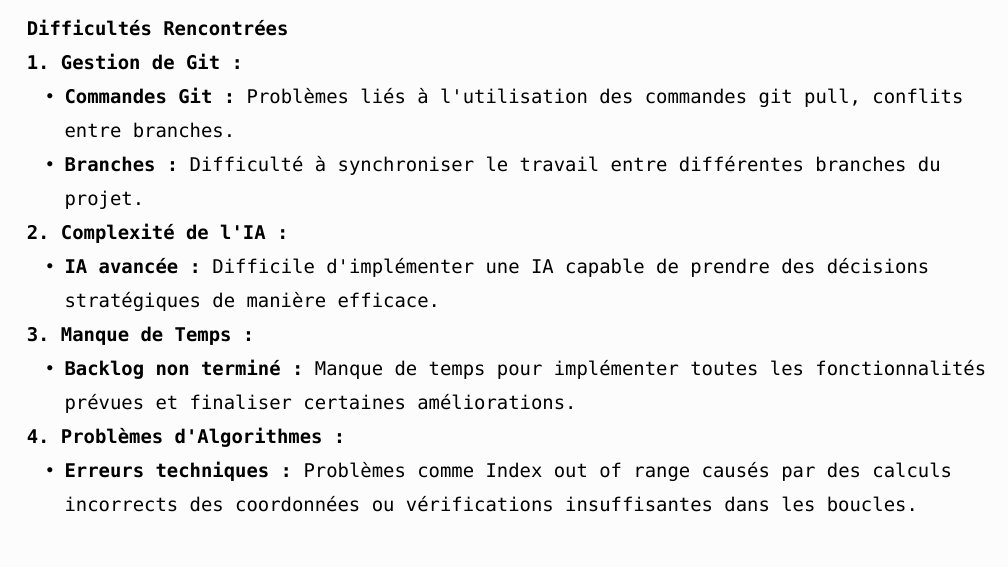
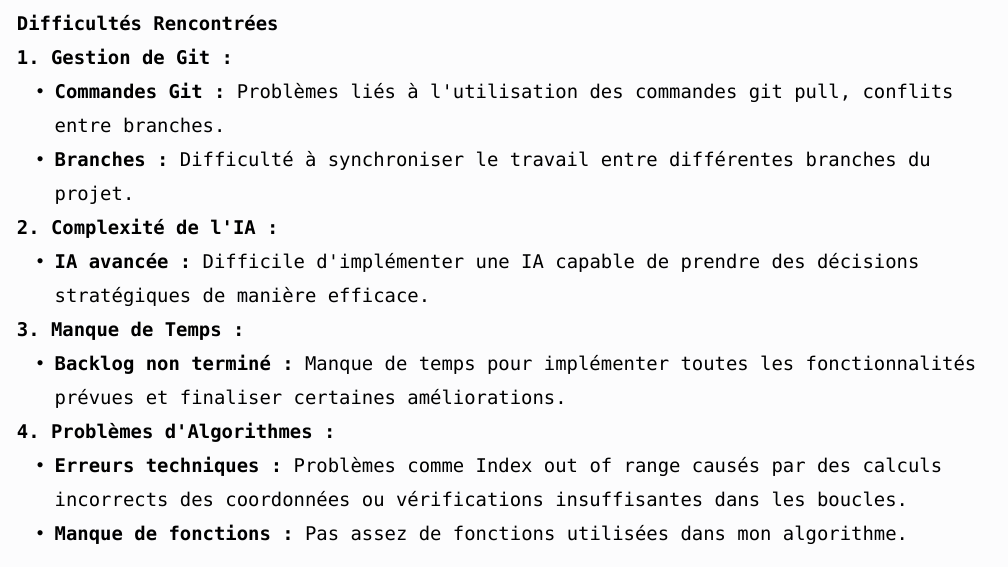
Before and after one commit to El7he/bataille-navale, a slide deck: slide 5 of presentation.pptx. Drawn at 1008x567 pixels with LibreOffice and Linux fonts; fonts in the diff are those of the drawing; background and template pictures are left out. Boxes give left, top, right and bottom in pixels: in the first picture for what was removed or moved away, otherwise in the second. Text is boxed around its words. In the diff, an @@ line names an element or a change of style, - is before the commit and + after.

```diff
--- a/presentation.pptx
+++ b/presentation.pptx
@@ text "Difficultés Rencontrées": place and size @@
-text "Difficultés Rencontrées" at bbox=[27, 20, 986, 512]
+text "Difficultés Rencontrées" at bbox=[17, 15, 977, 544]
@@ text at bbox=[55, 525, 908, 544]: paragraph added @@
+  • Manque de fonctions : Pas assez de fonctions utilisées dans mon algorithme.
```
Also in this commit, not shown: 1 other slide changed, 1 other file.
